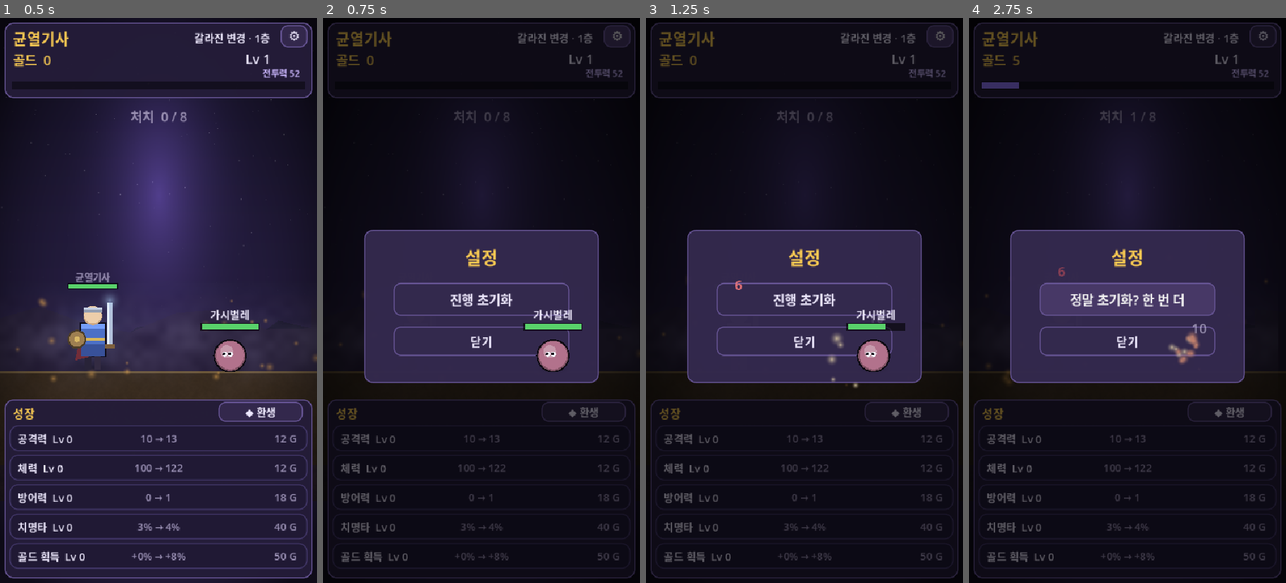
Above: before the commit, frames 1-4 (left to right).
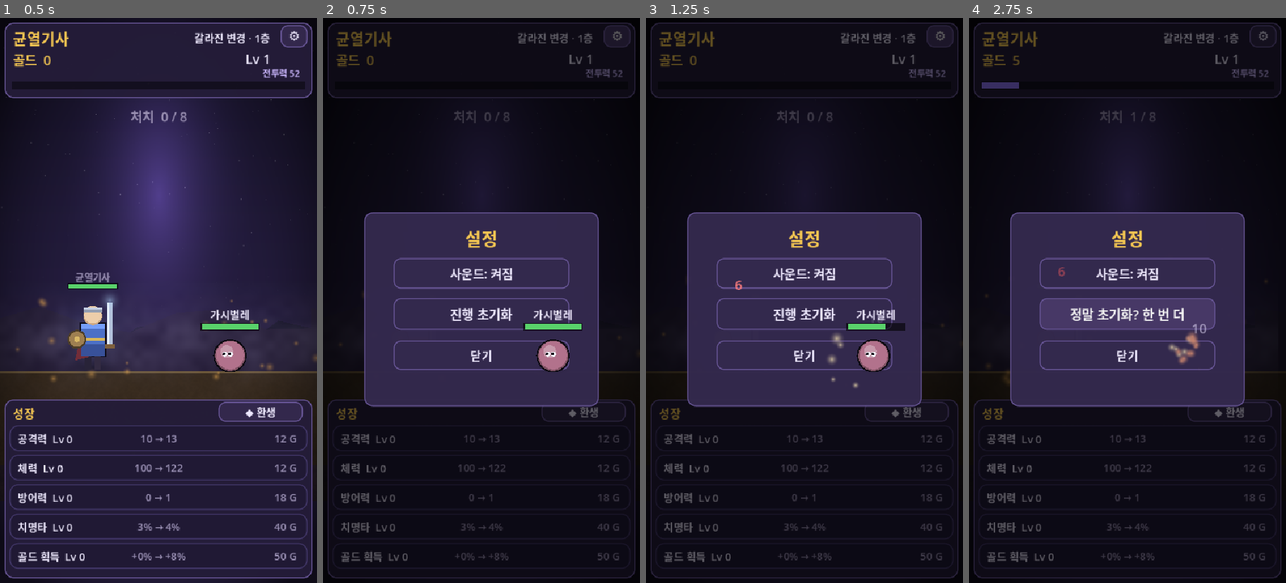
Above: after the commit, the same moments.

Repository: BN8624/unknown
Game: Godot game, scene res://Main.tscn
Same seed, same stepped clock (60 frames per second), same inputs: the game is played once before the commit and once after it.
Inputs:
- Up to frame 1 (0.5 s): no input
- Up to frame 2 (0.75 s): click "⚙" at 0.5 s
- Up to frame 3 (1.25 s): no input
- Up to frame 4 (2.75 s): click "◆ 환생" at 1.25 s; click "진행 초기화" at 2 s

Frame 1 is identical in both runs. In frame 2, 8.3% of the frame differs, in the area x 12-88%, y 34-69%; in frame 3, 8.3%; in frame 4, 10%.

Commit message:
feat: 균열기사 사운드 풀패스 — 합성 SFX 8종 + BGM 루프 + 토글
- reset/gen_audio.py: slash/hit/crit/level_up/boss/victory/button/prestige
  효과음과 다크 판타지 BGM 루프(Am-F-C-G 패드+베이스+아르페지오) 합성(CC0)
- AudioStreamWAV 루프로 BGM 재생, 설정에 사운드 켜짐/꺼짐 토글(저장)
- 피격·치명타·승급 등 이벤트별 사운드 연결

Co-Authored-By: Claude Opus 4.8 <noreply@anthropic.com>

Diff:
--- a/Main.gd
+++ b/Main.gd
@@ -81,6 +81,7 @@
 var sfx_streams := {}
 var sfx_players: Array = []
 var sfx_next := 0
+var sound_on := true
 
 
 func _ready() -> void:
@@ -544,18 +545,31 @@
 	dim.size = GameData.SCREEN
 	dim.mouse_filter = Control.MOUSE_FILTER_STOP
 	settings_overlay.add_child(dim)
-	var box := _new_panel(Rect2(70, 360, 400, 260), COL_PANEL_HI)
+	var box := _new_panel(Rect2(70, 330, 400, 330), COL_PANEL_HI)
 	settings_overlay.add_child(box)
 	var t := _new_label("설정", 30, COL_GOLD)
-	t.position = Vector2(70, 384)
+	t.position = Vector2(70, 352)
 	t.size = Vector2(400, 40)
 	t.horizontal_alignment = HORIZONTAL_ALIGNMENT_CENTER
 	settings_overlay.add_child(t)
 
+	var sound_btn := Button.new()
+	sound_btn.text = "사운드: 켜짐" if sound_on else "사운드: 꺼짐"
+	sound_btn.position = Vector2(120, 408)
+	sound_btn.size = Vector2(300, 52)
+	sound_btn.add_theme_font_size_override("font_size", 21)
+	_style_button(sound_btn)
+	sound_btn.pressed.connect(func() -> void:
+		_set_sound(not sound_on)
+		sound_btn.text = "사운드: 켜짐" if sound_on else "사운드: 꺼짐"
+		_play("button")
+		_save())
+	settings_overlay.add_child(sound_btn)
+
 	var reset_btn := Button.new()
 	reset_btn.text = "진행 초기화"
-	reset_btn.position = Vector2(120, 450)
-	reset_btn.size = Vector2(300, 56)
+	reset_btn.position = Vector2(120, 476)
+	reset_btn.size = Vector2(300, 54)
 	reset_btn.add_theme_font_size_override("font_size", 22)
 	_style_button(reset_btn)
 	var confirming := {"v": false}
@@ -572,7 +586,7 @@
 
 	var close_btn := Button.new()
 	close_btn.text = "닫기"
-	close_btn.position = Vector2(120, 524)
+	close_btn.position = Vector2(120, 548)
 	close_btn.size = Vector2(300, 50)
 	close_btn.add_theme_font_size_override("font_size", 20)
 	_style_button(close_btn)
@@ -637,7 +651,7 @@
 			prestige_do_btn.text = "정말 환생? 한 번 더 누르기"
 		else:
 			prestige_confirming = false
-			_play("boss_victory")
+			_play("prestige")
 			_do_prestige(gain)
 			prestige_overlay.visible = false)
 	prestige_overlay.add_child(prestige_do_btn)
@@ -769,23 +783,39 @@
 
 
 # ── 사운드 ───────────────────────────────────────────────────────
+var bgm_player: AudioStreamPlayer
+
 func _setup_audio() -> void:
-	for name in ["attack_basic", "hit", "heavy", "level_up", "boss_appear", "boss_victory", "button"]:
-		var path := "res://assets/sfx/%s.wav" % name
+	for name in ["slash", "hit", "crit", "level_up", "boss_appear", "boss_victory", "button", "prestige"]:
+		var path := "res://assets/gen_sfx/%s.wav" % name
 		if ResourceLoader.exists(path):
 			sfx_streams[name] = load(path)
 	for i in range(6):
 		var p := AudioStreamPlayer.new()
 		add_child(p)
 		sfx_players.append(p)
+	# 배경음(루프). 첫 사용자 입력 후 재생되도록 _ready 끝에서 시작.
+	var bgm_path := "res://assets/gen_bgm/theme.wav"
+	if ResourceLoader.exists(bgm_path):
+		var s = load(bgm_path)
+		if s is AudioStreamWAV:
+			s.loop_mode = AudioStreamWAV.LOOP_FORWARD
+			s.loop_begin = 0
+			s.loop_end = s.data.size() / 2   # 16-bit 모노 샘플 수
+		bgm_player = AudioStreamPlayer.new()
+		bgm_player.stream = s
+		bgm_player.volume_db = -16.0
+		add_child(bgm_player)
+		if sound_on:
+			bgm_player.play()
 
 const SFX_VOL := {
-	"attack_basic": -12.0, "hit": -10.0, "heavy": -6.0, "level_up": -5.0,
-	"boss_appear": -4.0, "boss_victory": -3.0, "button": -11.0,
+	"slash": -13.0, "hit": -11.0, "crit": -7.0, "level_up": -6.0,
+	"boss_appear": -5.0, "boss_victory": -4.0, "button": -12.0, "prestige": -6.0,
 }
 
 func _play(name: String) -> void:
-	if name == "" or sfx_players.is_empty():
+	if name == "" or not sound_on or sfx_players.is_empty():
 		return
 	var stream = sfx_streams.get(name, null)
 	if stream == null:
@@ -795,6 +825,15 @@
 	pl.stream = stream
 	pl.volume_db = float(SFX_VOL.get(name, -8.0))
 	pl.play()
+
+
+func _set_sound(on: bool) -> void:
+	sound_on = on
+	if bgm_player != null:
+		if on:
+			bgm_player.play()
+		else:
+			bgm_player.stop()
 
 
 # ── 캐릭터 생성(도형 조합) ───────────────────────────────────────
@@ -960,7 +999,7 @@
 	if crit:
 		dmg = int(round(dmg * GameData.PLAYER_BASE["crit_mult"]))
 	enemy["hp"] = int(enemy["hp"]) - dmg
-	_play("heavy" if crit else "attack_basic")
+	_play("crit" if crit else "slash")
 	_hit_flash(enemy_node)
 	var hitpos := Vector2(ENEMY_X - enemy["r"] * 0.4, GROUND_Y - enemy["r"])
 	_spawn_hit_burst(hitpos, Color(1.0, 0.85, 0.55, 0.9) if crit else Color(0.9, 0.92, 1.0, 0.8), 10 if crit else 5)
@@ -978,6 +1017,7 @@
 	tw.tween_property(enemy_node, "position:x", ENEMY_X, 0.12)
 	var dmg: int = maxi(1, int(enemy["atk"]) - p_def)
 	p_hp -= dmg
+	_play("hit")
 	_hit_flash(hero)
 	_float_text(Vector2(HERO_X, GROUND_Y - 150), str(dmg), Color(1.0, 0.5, 0.5), false)
 	_update_hero_hp()
@@ -1226,6 +1266,7 @@
 		"stage": stage, "kills": kills,
 		"max_stage_cleared": max_stage_cleared, "region_cleared": region_cleared,
 		"souls": souls, "prestige_count": prestige_count, "soul_upgrades": soul_upgrades,
+		"sound_on": sound_on,
 	}
 
 
@@ -1246,6 +1287,7 @@
 	souls = int(s.get("souls", 0))
 	prestige_count = int(s.get("prestige_count", 0))
 	last_save_unix = int(s.get("last_save_unix", 0))
+	sound_on = bool(s.get("sound_on", true))
 	var su = s.get("soul_upgrades", {})
 	for id in soul_upgrades.keys():
 		soul_upgrades[id] = int(su.get(id, 0)) if typeof(su) == TYPE_DICTIONARY else 0
--- a/reset/SaveSystem.gd
+++ b/reset/SaveSystem.gd
@@ -19,6 +19,7 @@
 		"souls": int(state.get("souls", 0)),
 		"prestige_count": int(state.get("prestige_count", 0)),
 		"soul_upgrades": state.get("soul_upgrades", {}),
+		"sound_on": bool(state.get("sound_on", true)),
 		"last_save_unix": int(Time.get_unix_time_from_system()),
 	}
 	var f := FileAccess.open(PATH, FileAccess.WRITE)
@@ -62,6 +63,7 @@
 		"souls": maxi(0, int(parsed.get("souls", 0))),
 		"prestige_count": maxi(0, int(parsed.get("prestige_count", 0))),
 		"soul_upgrades": soul_upgrades,
+		"sound_on": bool(parsed.get("sound_on", true)),
 		"last_save_unix": int(parsed.get("last_save_unix", 0)),
 	}
 
Not shown, added: assets/gen_bgm/theme.wav.import
Not shown, added: assets/gen_sfx/boss_appear.wav.import
Not shown, added: assets/gen_sfx/boss_victory.wav.import
Not shown, added: assets/gen_sfx/button.wav.import
Not shown, added: assets/gen_sfx/crit.wav.import
Not shown, added: assets/gen_sfx/hit.wav.import
Not shown, added: assets/gen_sfx/level_up.wav.import
Not shown, added: assets/gen_sfx/prestige.wav.import
Not shown, added: assets/gen_sfx/slash.wav.import
Not shown, added: assets/gen_bgm/theme.wav
Not shown, added: assets/gen_sfx/boss_appear.wav
Not shown, added: assets/gen_sfx/boss_victory.wav
(and 7 more such lines)
